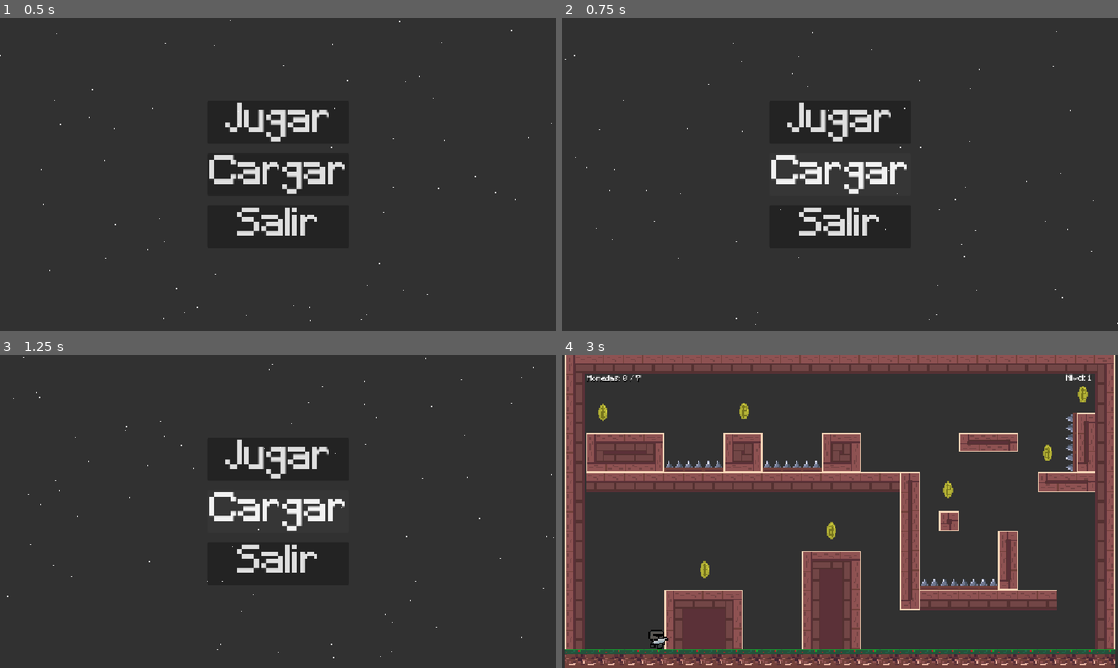
Above: before the commit, frames 1-4 (two rows, left to right).
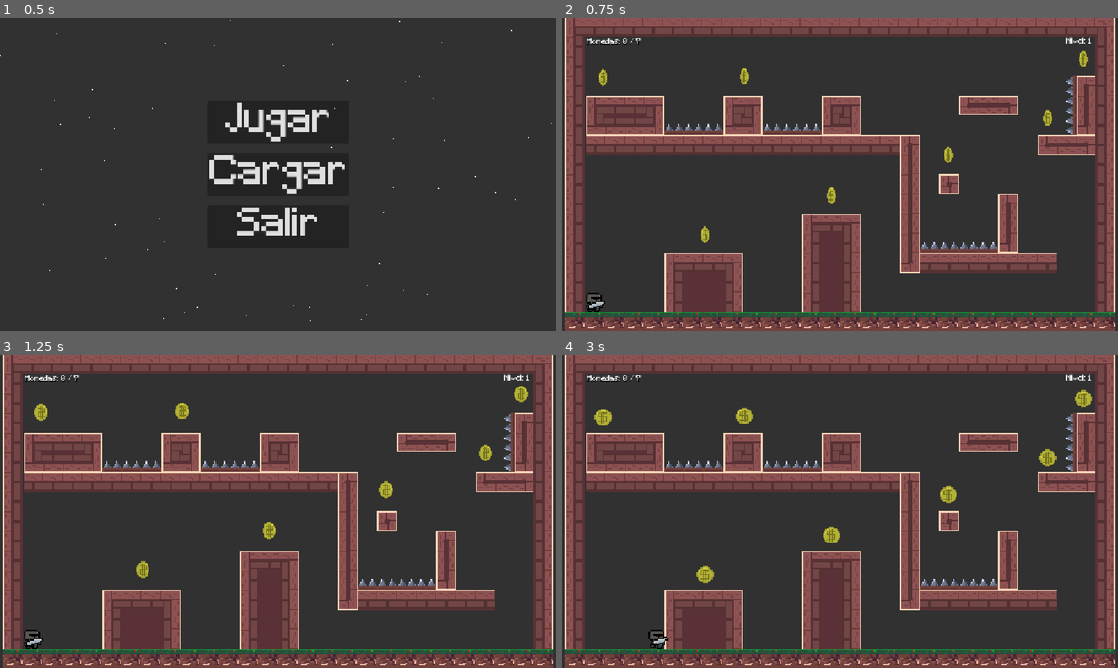
Above: after the commit, the same moments.

Repository: Marcausente/KnightGame2DGodot
Game: Godot game, scene res://Escenas/MenuPrincipal/menu_principal.tscn
The game is run twice, just before and just after one commit, with the same random seed, the same clock (stepped at 60 frames per second) and the same inputs.
Inputs (mouse positions are in pixels of both pictures, inside the frame that each line leads up to):
- Up to frame 1 (0.5 s): no input
- Up to frame 2 (0.75 s): click "Cargar" at 0.5 s
- Up to frame 3 (1.25 s): no input
- Up to frame 4 (3 s): click (840, 458) at 1.25 s, where only the run before the commit has a clickable "Jugar"; hold D (derecha) from 2.03 s (still down); tap W (saltar) at 2.27 s

Frame 1 is identical in both runs. In frame 2, 40% of the frame differs, in the area x 0-100%, y 0-100%; in frame 3, 41%; in frame 4, 0.9%.
Error before the commit: Invalid call. Nonexistent function 'jugar' in base 'Nil'. (res://Escenas/MenuPrincipal/boton_cargar.gd:12)

Commit message:
FIX: Error en el boton cargar
No funcionaba porque no estaba ligado con jugaar en el inspector

Diff:
--- a/Escenas/MenuPrincipal/menu_principal.tscn
+++ b/Escenas/MenuPrincipal/menu_principal.tscn
@@ -49,12 +49,13 @@
 script = ExtResource("2_lrda8")
 escena_principal = ExtResource("4_x2bks")
 
-[node name="Cargar" type="Button" parent="VBoxContainer" unique_id=424763675 node_paths=PackedStringArray("controlador_partida")]
+[node name="Cargar" type="Button" parent="VBoxContainer" unique_id=424763675 node_paths=PackedStringArray("controlador_partida", "boton_jugar")]
 layout_mode = 2
 theme = ExtResource("1_30os3")
 text = "Cargar"
 script = ExtResource("4_vuiek")
 controlador_partida = NodePath("../../ControladorPartida")
+boton_jugar = NodePath("../Jugar")
 
 [node name="Salir" type="Button" parent="VBoxContainer" unique_id=331866693]
 layout_mode = 2
